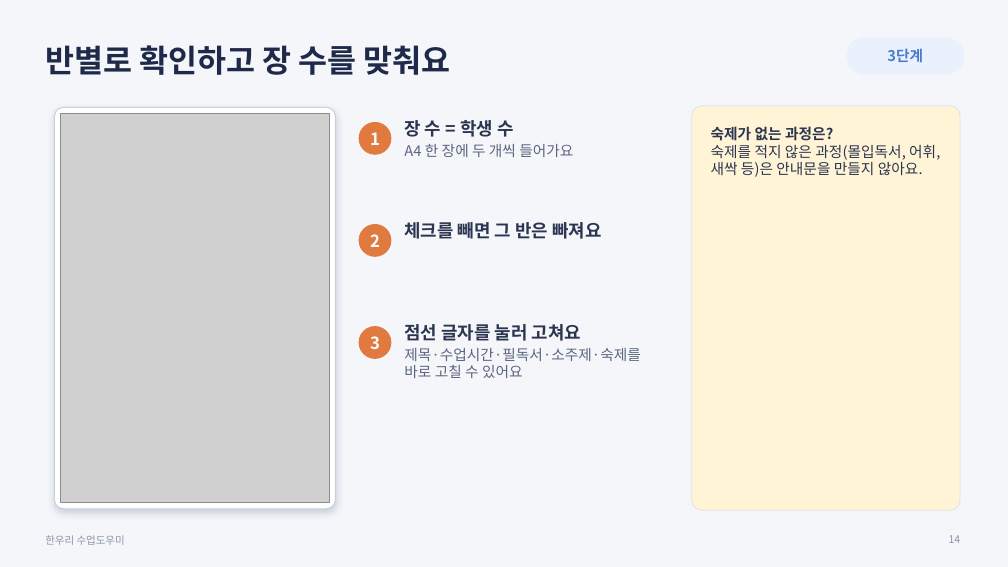
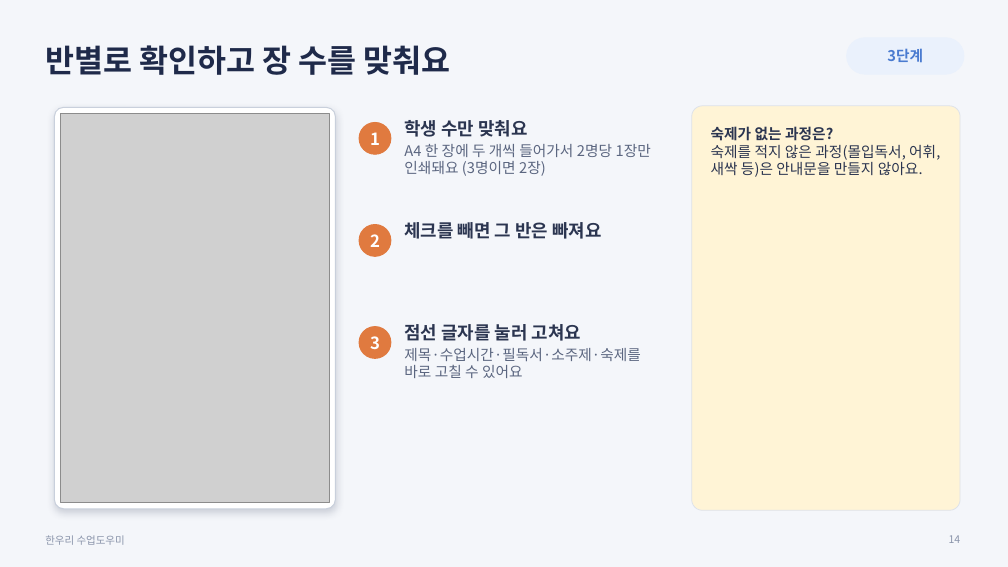
Before and after one commit to mijini164-ui/hanuri-homework-notice, a slide deck: slide 14 of forms/한우리_수업도우미_사용안내.pptx. Drawn at 1008x567 pixels with LibreOffice and Linux fonts; fonts in the diff are those of the drawing; grey boxes stand for pictures. Boxes give left, top, right and bottom in pixels: in the first picture for what was removed or moved away, otherwise in the second. Text is boxed around its words. In the diff, an @@ line names an element or a change of style, - is before the commit and + after.

```diff
--- a/forms/한우리_수업도우미_사용안내.pptx
+++ b/forms/한우리_수업도우미_사용안내.pptx
@@ text at <box>404,120,651,176</box>: text changed @@
-장 수 = 학생 수
-A4 한 장에 두 개씩 들어가요
+학생 수만 맞춰요
+A4 한 장에 두 개씩 들어가서 2명당 1장만 인쇄돼요 (3명이면 2장)
```
Also in this commit, not shown: 1 other slide changed, 4 other files.
